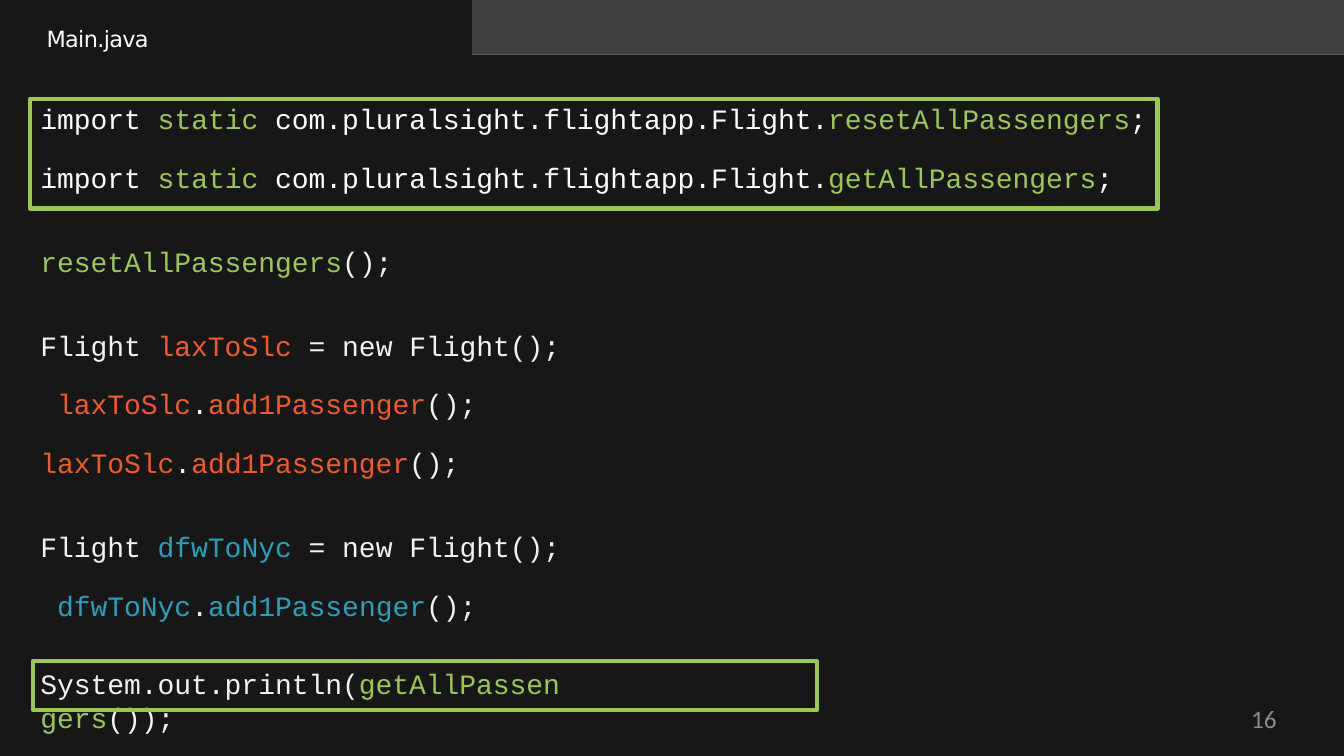
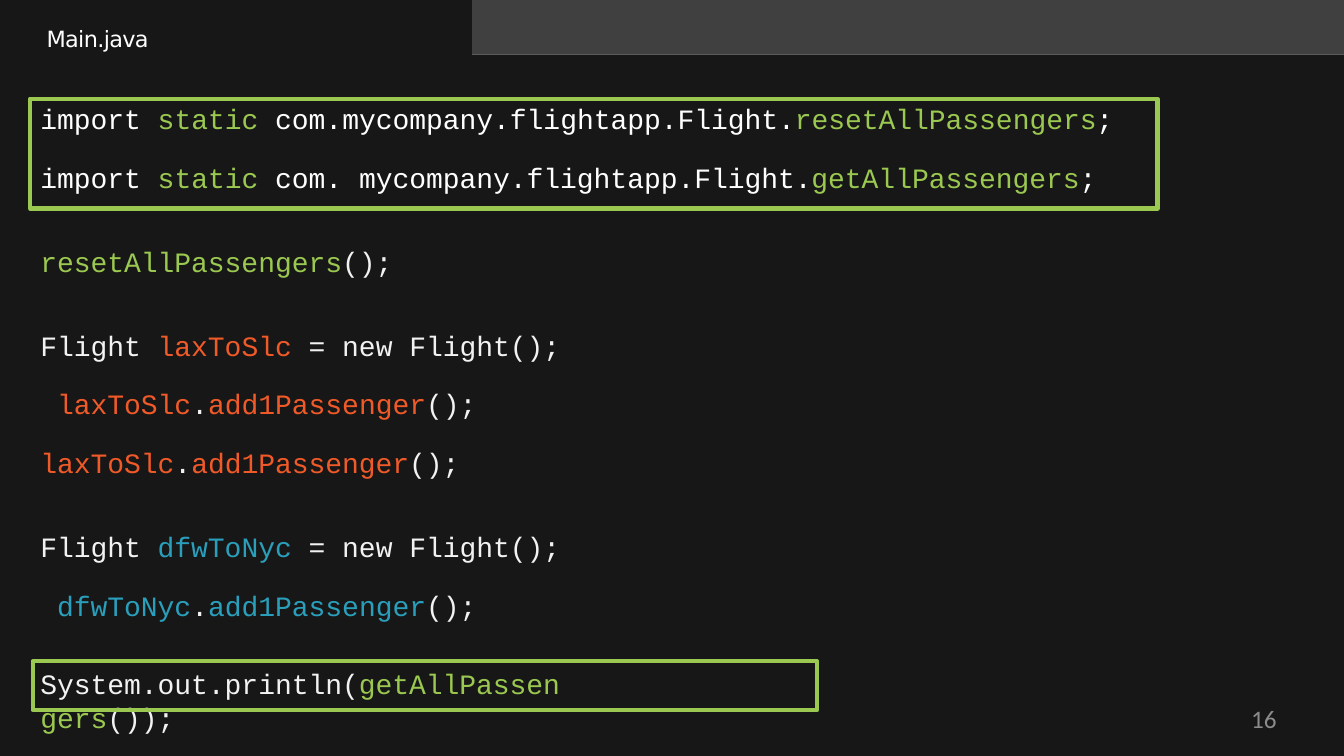
Before and after one commit to StevenJoseph19/Ericsson-Java-Basics-June-2024, a slide deck: slide 16 of Day 3/Slides/10. Using Static Members/using-static-members-slides.pptx. Drawn at 1344x756 pixels with LibreOffice and Linux fonts; fonts in the diff are those of the drawing; background and template pictures are left out. Boxes give left, top, right and bottom in pixels: in the first picture for what was removed or moved away, otherwise in the second. Text is boxed around its words. In the diff, an @@ line names an element or a change of style, - is before the commit and + after.

```diff
--- a/Day 3/Slides/10. Using Static Members/using-static-members-slides.pptx
+++ b/Day 3/Slides/10. Using Static Members/using-static-members-slides.pptx
@@ title at (40,109,1113,194): text changed @@
-import static com.pluralsight.flightapp.Flight.resetAllPassengers;
-import static com.pluralsight.flightapp.Flight.getAllPassengers;
+import static com.mycompany.flightapp.Flight.resetAllPassengers;
+import static com. mycompany.flightapp.Flight.getAllPassengers;
```
Also in this commit, not shown: 2 other slides changed, 2 other files.
